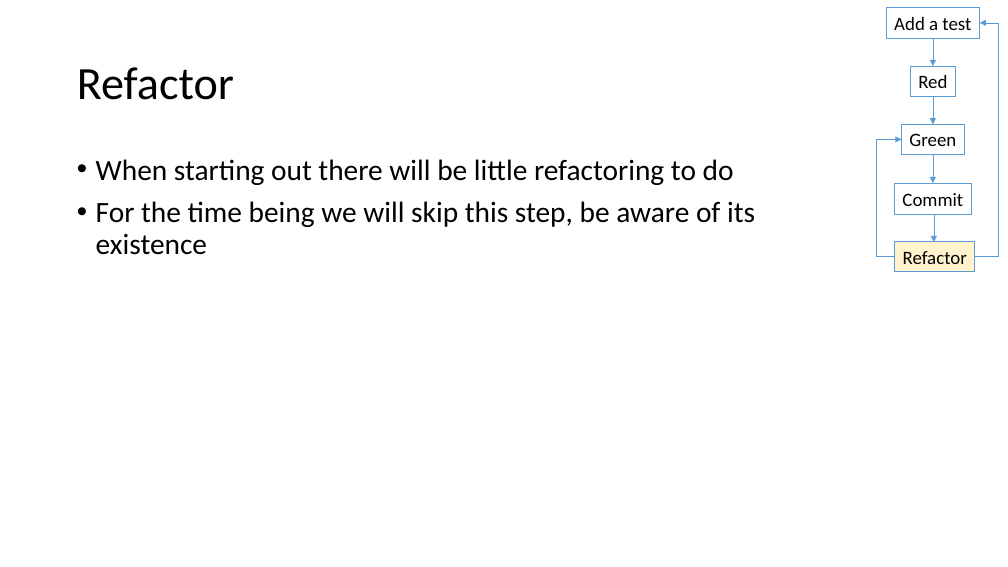
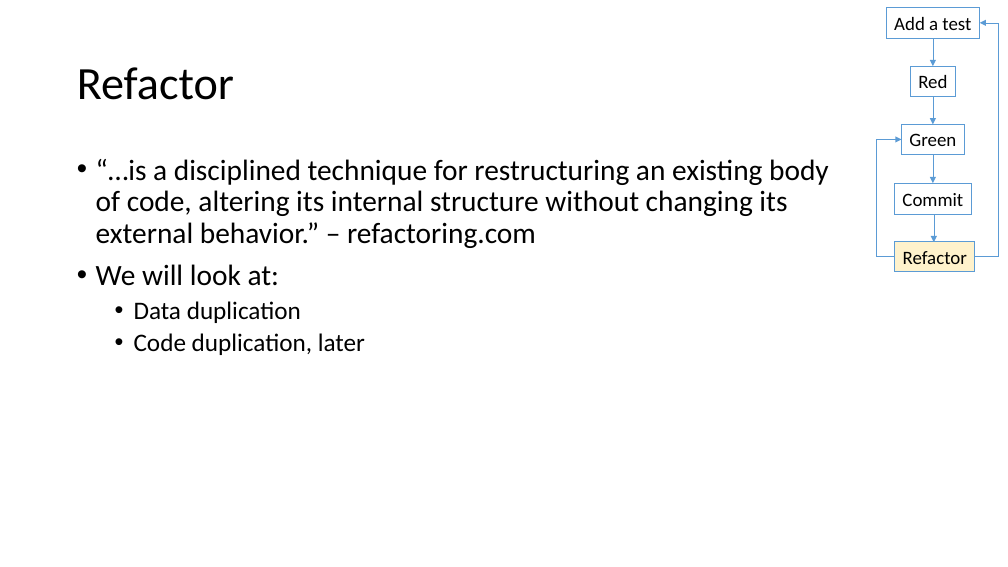
Before and after one commit to LlanddewiLovesYou/TDD_Darts, a slide deck: slide 14 of curriculum.pptx (slide 10 before the commit). Drawn at 1008x567 pixels with LibreOffice and Linux fonts; fonts in the diff are those of the drawing. Boxes give left, top, right and bottom in pixels: in the first picture for what was removed or moved away, otherwise in the second. Text is boxed around its words. In the diff, an @@ line names an element or a change of style, - is before the commit and + after.

```diff
--- a/curriculum.pptx
+++ b/curriculum.pptx
@@ text at [96, 159, 829, 355]: text changed @@
-• When starting out there will be little refactoring to do
-• For the time being we will skip this step, be aware of its existence
+• “…is a disciplined technique for restructuring an existing body of code, altering its internal structure without changing its external behavior.” – refactoring.com
+• We will look at:
+  • Data duplication
+  • Code duplication, later
```
Also in this commit, not shown: 10 other slides changed, 12 slides added.
